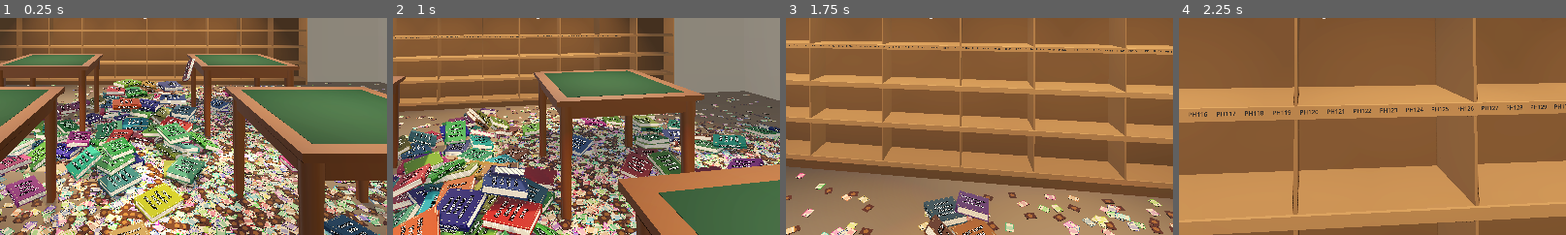
Above: before the commit, frames 1-4 (left to right).
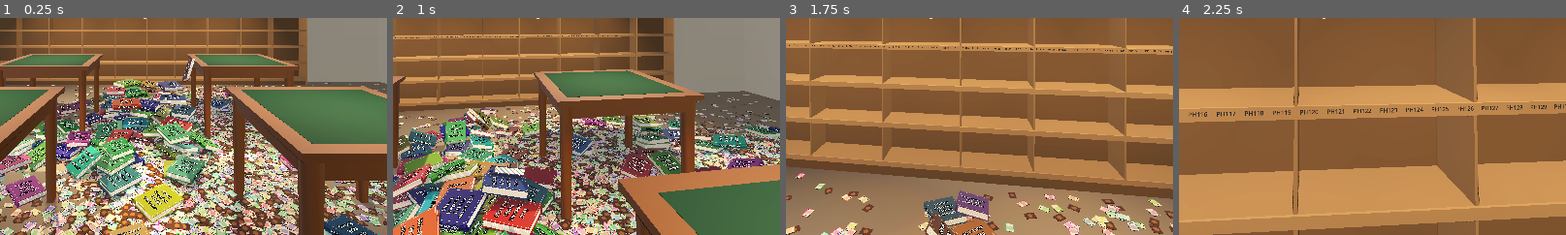
Above: after the commit, the same moments.

Repository: brian-kujawski/cracknstack
Game: Godot game, scene res://scenes/main.tscn
Two runs of this game, one before a commit and one after it. Both use one fixed random seed, a clock stepped at 60 frames per second and the inputs below.
Inputs (mouse positions are % of the whole screen's width and height, from its top left):
- Up to frame 1 (0.25 s): no input
- Up to frame 2 (1 s): tap Enter at 0.5 s; move the mouse to (55, 50) at 0.52 s; hold W (move_forward) from 0.53 s (still down); tap 5 (cast_abundance) at 0.6 s; click (55, 50) at 0.67 s
- Up to frame 3 (1.75 s): keep holding W (move_forward); move the mouse to (45, 50) at 1.27 s; tap 4 (cast_chain_lightning) at 1.35 s
- Up to frame 4 (2.25 s): keep holding W (move_forward); move the mouse to (52, 48) at 2.02 s; tap 3 (cast_demonic_tutor) at 2.1 s
The pictures show only the part of the screen within x 31-81%, y 50-100%; the shares and areas given below are measured in that part.

Frames 1-2 are identical in both runs. In frame 3, 0.5% of the frame differs, in the area x 35-54%, y 80-100%; in frame 4, nothing differs.

Commit message:
Walk through binders instead of pushing them
The player is on no collision layer now, so binders on the floor or on a
table you lean over no longer get shoved about.

Co-Authored-By: Claude Opus 5.5 (1M context) <noreply@anthropic.com>
Claude-Session: https://claude.ai/code/session_01NDN1WjzvEAWMXCdVr41frN

Diff:
--- a/scripts/player/player.gd
+++ b/scripts/player/player.gd
@@ -9,6 +9,8 @@
 ## Standing, you can step a little way into a work table (StoreBuilder's
 ## TABLE_LEAN): with no body drawn, that reads as leaning over it, and the
 ## eyes dip a touch the further in you lean.
+##
+## Binders don't collide with you, so you wade through them on the floor.
 
 const Store := preload("res://scripts/store/store_builder.gd")
 
@@ -45,6 +47,9 @@
 	_body.shape = _body.shape.duplicate()
 	_set_body_height(stand_body_height)
 	collision_mask |= Store.LEAN_STOP_LAYER
+	# Nothing collides with you: you walk through binders rather than kick
+	# them about, or push one off a table you lean over.
+	collision_layer = 0
 	# Once the store has built its tables.
 	_lean_over_tables.call_deferred()
 
--- a/tests/test_runner.gd
+++ b/tests/test_runner.gd
@@ -1402,6 +1402,7 @@
 	await get_tree().physics_frame
 	await get_tree().physics_frame
 	_check(is_zero_approx(player.lean()), "not leaning away from a table")
+	_check(player.collision_layer & Binder.PHYSICS_MASK == 0, "binders don't collide with the player")
 
 	# Walk straight at the table's middle until something stops you.
 	for i in 120:
